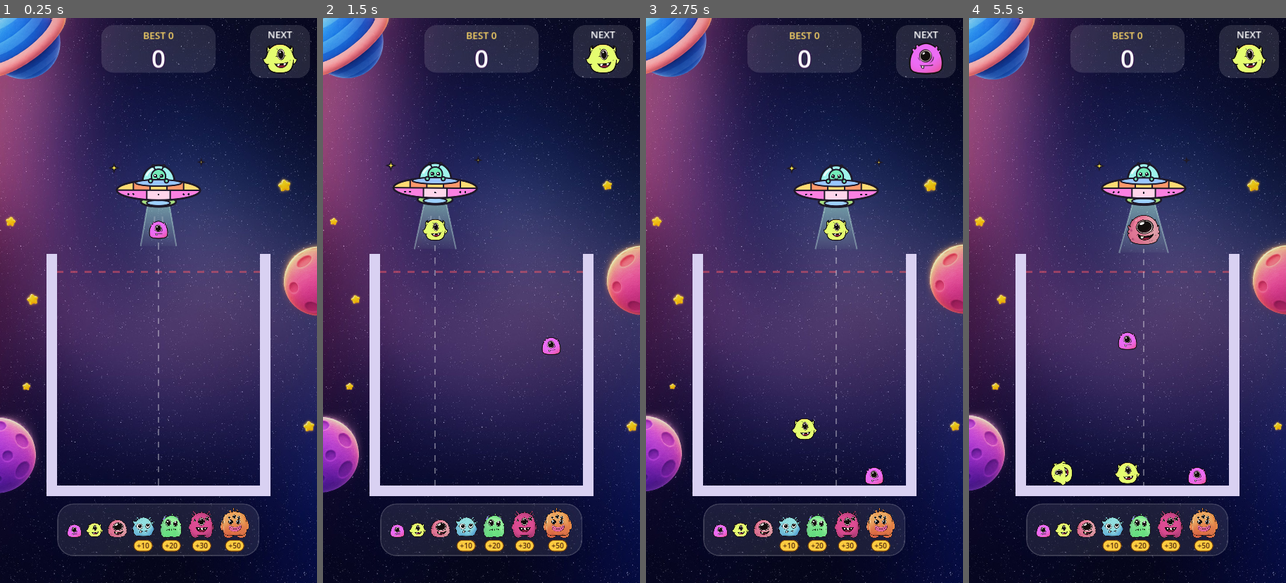
Above: before the commit, frames 1-4 (left to right).
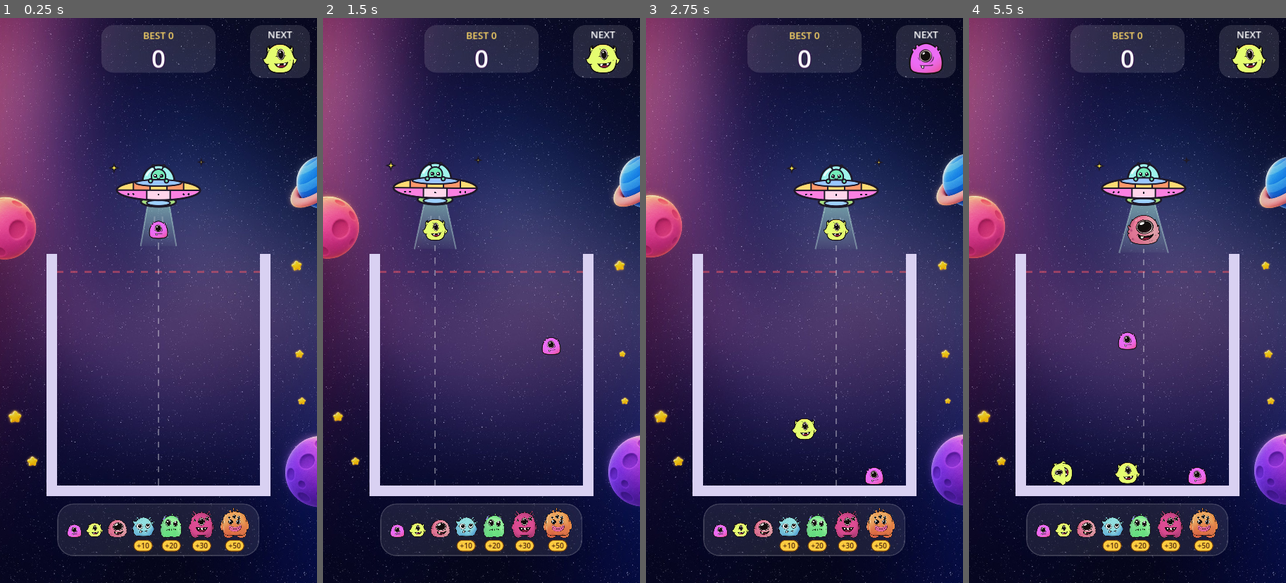
Above: after the commit, the same moments.

Repository: vickyraut212-boop/MonsterMerageGame
Game: Godot game, scene res://scenes/main.tscn
The game is run twice, just before and just after one commit, with the same random seed, the same clock (stepped at 60 frames per second) and the same inputs.
Inputs (mouse positions are in pixels of both pictures, inside the frame that each line leads up to):
- Up to frame 1 (0.25 s): no input
- Up to frame 2 (1.5 s): move the mouse to (551, 272) at 0.52 s; click (551, 272) at 0.67 s; drag from (418, 328) to (481, 142) at 1.27 s
- Up to frame 3 (2.75 s): move the mouse to (836, 176) at 2.02 s; click (836, 176) at 2.17 s
- Up to frame 4 (5.5 s): drag from (1111, 413) to (1032, 215) at 2.77 s; move the mouse to (1222, 385) at 3.52 s; click (1222, 385) at 3.67 s; drag from (1032, 215) to (1127, 142) at 4.27 s; move the mouse to (1143, 300) at 5.02 s; click (1143, 300) at 5.17 s

The runs differ from the first frame. In frame 1, 7.4% of the frame differs, in the area x 0-100%, y 0-87%; in frame 2, 7.2%; in frame 3, 7.2%; in frame 4, 7.3%.

Commit message:
Keep planets out of the settings corner; always put one top right
vicky didn't like a planet behind the settings button. Planets now stay
clear of the settings and power-up buttons, and one planet always sits
in the top-right corner just under the right power-up. The other two
still hug random side edges.

Co-Authored-By: Claude Opus 5.5 <noreply@anthropic.com>

Diff:
--- a/scripts/space_background.gd
+++ b/scripts/space_background.gd
@@ -4,16 +4,15 @@
 ## and stars scattered at random each game.
 ##
 ## LAYOUT (following vicky's reference)
-## - All the planets appear every game, each hugging a different screen edge
-##   or corner, big and partly cropped off-screen, in varied sizes.
+## - All the planets appear every game, each hugging a different screen edge,
+##   big and partly cropped off-screen, in varied sizes. One always sits in
+##   the top-right corner, just under the right power-up.
 ## - A few small stars sit in the open space that is left.
 ##
 ## PURELY DECORATIVE: nothing here has a collision shape, everything is drawn
 ## behind every other node (z_index -100), and nothing is ever placed over the
 ## jar, the space above it where the ship flies, the score cloud, the Next
-## preview or the evolution track. Planets may sit behind the settings and
-## power-up buttons in the top corners (those buttons are solid, so they stay
-## readable); stars stay clear of the whole top bar.
+## preview, the settings and power-up buttons or the evolution track.
 
 ## The background painting. It is scaled to cover the whole 720 x 1280 screen.
 @export var background_texture: Texture2D = preload("res://assets/ui/background.jpg")
@@ -41,11 +40,14 @@
 @export_range(0.0, 1.0) var star_opacity := 0.9
 
 @export_group("Keep clear")
-## Areas planets must not cover (score cloud, Next preview, evolution track).
+## Areas planets must not cover (score cloud, Next preview, top buttons,
+## evolution track).
 ## The jar and the column above it are added automatically.
 @export var planet_keep_clear: Array[Rect2] = [
 	Rect2(200, 0, 320, 175),     # score cloud
 	Rect2(560, 0, 160, 145),     # Next preview (see-through panel)
+	Rect2(0, 0, 215, 245),       # settings button and left power-ups
+	Rect2(600, 140, 120, 105),   # right power-up
 	Rect2(100, 1085, 520, 165),  # evolution track
 ]
 ## Areas stars must not cover (the whole top bar and the evolution track).
@@ -56,7 +58,7 @@
 ## Extra space kept free around the jar.
 @export var jar_margin := 10.0
 ## Where the jar's protected column starts; above this only the score cloud is
-## in the middle of the screen, so planets may reach in from the top corners.
+## in the middle of the screen.
 @export var column_top := 175.0
 
 const SCREEN := Vector2(720, 1280)
@@ -67,8 +69,8 @@
 ## Edge spots a planet can hug: a point on (or just past) the screen edge,
 ## and how far along that edge it may slide (as a fraction of the screen).
 const EDGE_SPOTS := [
-	{"name": "top_left", "at": Vector2(0.0, 0.0), "slide": Vector2(0.08, 0.06)},
-	{"name": "top_right", "at": Vector2(1.0, 0.0), "slide": Vector2(0.0, 0.06)},
+	# Always used first: vicky wants one planet in the top-right corner.
+	{"name": "right_corner", "at": Vector2(1.0, 0.27), "slide": Vector2(0.0, 0.03)},
 	{"name": "left_high", "at": Vector2(0.0, 0.38), "slide": Vector2(0.0, 0.1)},
 	{"name": "left_low", "at": Vector2(0.0, 0.72), "slide": Vector2(0.0, 0.1)},
 	{"name": "right_high", "at": Vector2(1.0, 0.4), "slide": Vector2(0.0, 0.1)},
@@ -113,8 +115,9 @@
 ## (Vector3: x, y, radius) they cover, so stars can avoid them.
 func _place_planets(blocked: Array[Rect2]) -> Array[Vector3]:
 	var circles: Array[Vector3] = []
-	var spots := EDGE_SPOTS.duplicate()
+	var spots := EDGE_SPOTS.slice(1)
 	spots.shuffle()
+	spots.push_front(EDGE_SPOTS[0])
 	var textures := planet_textures.duplicate()
 	textures.shuffle()
 	for tex: Texture2D in textures:
